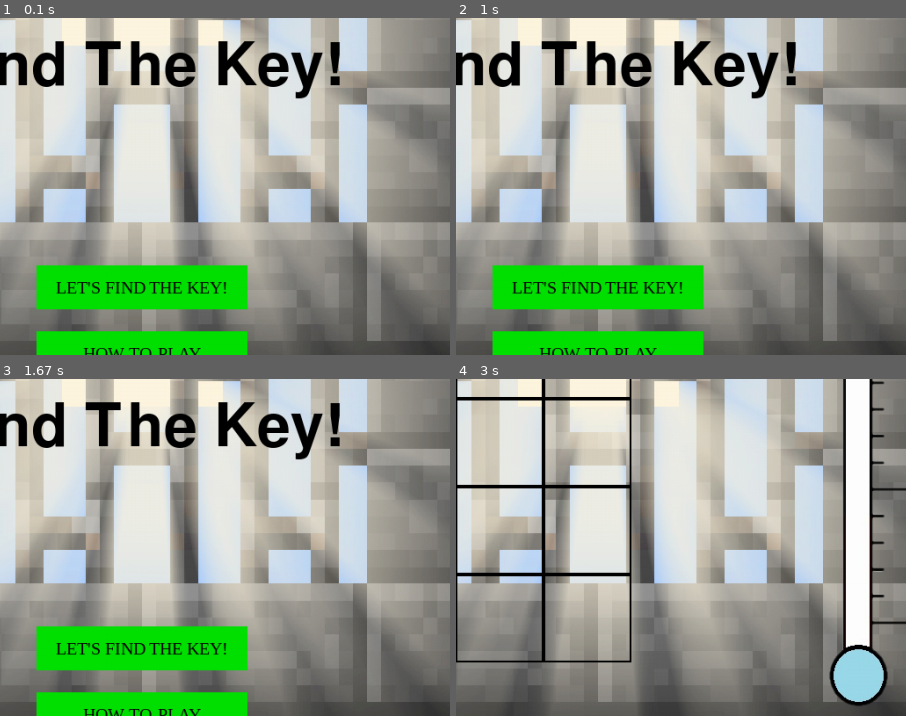
Above: before the commit, frames 1-4 (two rows, left to right).
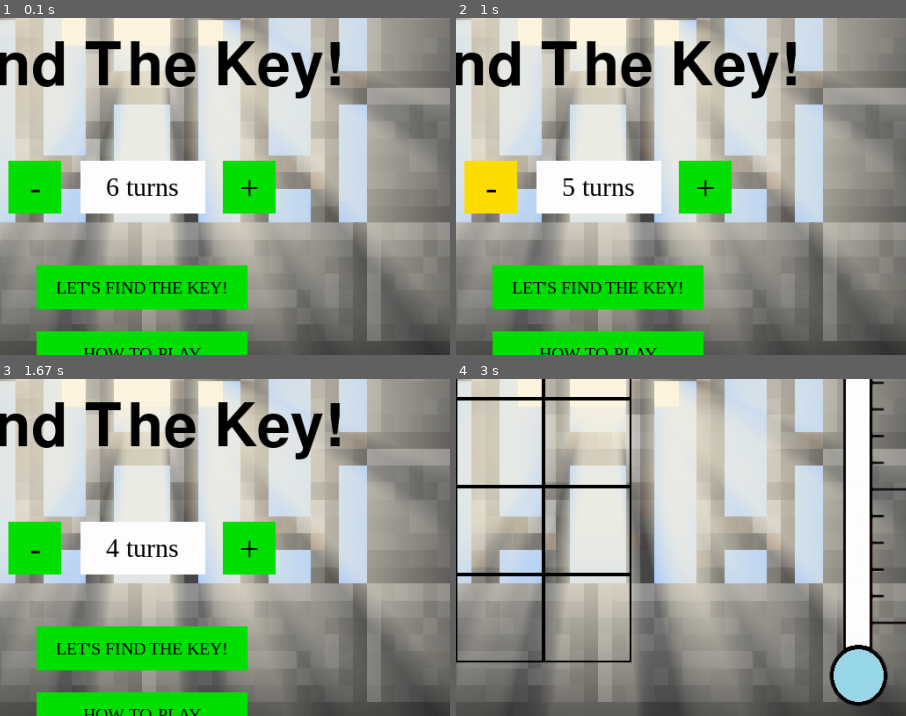
Above: after the commit, the same moments.

Repository: vineetjc/pygame-Search-the-Key
Game: pygame game, started from main.py
Two runs of this game, one before a commit and one after it. Both use one fixed random seed, a clock stepped at 60 frames per second and the inputs below.
Inputs (mouse positions are % of the whole screen's width and height, from its top left):
- Up to frame 1 (0.1 s): no input
- Up to frame 2 (1 s): press the mouse at (51, 57) at 0.37 s; move the mouse to (38, 54) at 0.47 s; release the mouse at (26, 51) at 0.6 s; click (38, 55) at 0.72 s, where only the run after the commit has a clickable "-"
- Up to frame 3 (1.67 s): press the mouse at (38, 55) at 1.03 s; move the mouse to (60, 36) at 1.13 s; release the mouse at (83, 18) at 1.27 s; press the mouse at (38, 55) at 1.37 s; move the mouse to (29, 44) at 1.47 s; release the mouse at (20, 34) at 1.6 s
- Up to frame 4 (3 s): press the mouse at (50, 69) at 1.7 s; move the mouse to (35, 50) at 1.8 s; release the mouse at (21, 31) at 1.93 s
The pictures show only the part of the screen within x 34-84%, y 30-80%; the shares and areas given below are measured in that part.

The runs differ from the first frame. In frame 1, 7.7% of the frame differs, in the area x 1-62%, y 42-59%; in frame 2, 7.7%; in frame 3, 7.7%; in frame 4, nothing differs.

Commit message:
Add files via upload

Diff:
--- a/main.py
+++ b/main.py
@@ -19,12 +19,13 @@
 ORANGE = (255,140,0)
 GREEN = (0,225,0)
 GOLD = (255,223,0)
+WHITE = (255,255,255)
 
 instructionSet = ["1. There exists a 5x5 grid, one of which holds the key",
                   "2. You have 6 tries to find the key",
                   "3. As you go closer to the key, the temperature increases",
                   "   and as you go away from the key, it decreases",
-                  "4. If you find the key in 6 turns, you win, else you lose"]
+                  "4. If you find the key in the selected nubmer of turns, you win, else you lose"]
 
 #Start Button
 startRect = pygame.Rect((392,509,240,50))
@@ -32,13 +33,19 @@
 howtoRect = pygame.Rect((392,584,240,50))
 #Back Button
 backRect = pygame.Rect((392,584,240,50))
+#decrement number of turns
+decTurnsRect = pygame.Rect((360,390,60,60))
+#increment number of turns
+incTurnsRect = pygame.Rect((604,390,60,60))
+#number of turns
+numTurnsRect = pygame.Rect((442,390,142,60))
 
 #Function for rendering text
 def text_objects(text, font):
   textSurface = font.render(text, True, BLACK)
   return textSurface, textSurface.get_rect()
 
-#Find key in 6 turns
+#Find key in selected number of turns
 def search_key():
 
     #Co-ordinates for tracking mouse movement
@@ -53,6 +60,7 @@
     blacklist=[] #stores numbers of the boxes clicked (already)
     key_idx=random.randint(1,25) #randomize box with key
     turncount=0 #to check turn count
+    maxturns = 6 #default number of turns allowed
     haswon=False #to check if successfully selected the key
     buttonWidth=240
     buttonHeight=50
@@ -90,6 +98,20 @@
                     start = True
                     break
 
+                elif incTurnsRect.collidepoint(event.pos):
+                    if maxturns<8:
+                        maxturns=maxturns+1
+
+                    elif maxturns>8:
+                        maxturns = maxturns+0
+
+                elif decTurnsRect.collidepoint(event.pos):
+                    if maxturns>4:
+                        maxturns=maxturns-1
+
+                    elif maxturns<=4:
+                        maxturns = maxturns-0
+
             title = pygame.font.SysFont("symbola",100)
             textSurf1, textRect1 = text_objects("Find The Key!", title)
             textRect1.center = ( (width/2), (height/2) - 100)
@@ -102,6 +124,18 @@
             textSurf3, textRect3 = text_objects("HOW-TO-PLAY", howtotext)
             textRect3.center = ( (width/2), (height/2) + 225)
 
+            decTurnText = pygame.font.SysFont("liberationserif",40)
+            textSurf4, textRect4 = text_objects("-", decTurnText)
+            textRect4.center = ( 390, 420)
+
+            incTurnText = pygame.font.SysFont("liberationserif",40)
+            textSurf5, textRect5 = text_objects("+", incTurnText)
+            textRect5.center = ( 634, 420)
+
+            numTurnText = pygame.font.SysFont("liberationserif",30)
+            textSurf6, textRect6 = text_objects(str(maxturns) + " turns", numTurnText)
+            textRect6.center = ( 512, 420)
+
             windowSurface.blit(pygame.transform.scale(KEYPIC,(200,100)),(412,70))
 
             if x>=buttonLeft and x<=buttonRight and y>=height/2+125 and y<=height/2+125+buttonHeight:
@@ -116,10 +150,28 @@
 
             else:
                 pygame.draw.rect(windowSurface, GREEN, howtoRect)
+
+            if x>=360 and x<=420 and y>=390 and y<=450:
+                pygame.draw.rect(windowSurface, GOLD, decTurnsRect)
+
+            else:
+                pygame.draw.rect(windowSurface, GREEN, decTurnsRect)
+
+            if x>=604 and x<=664 and y>=390 and y<=450:
+                pygame.draw.rect(windowSurface, GOLD, incTurnsRect)
+
+            else:
+                pygame.draw.rect(windowSurface, GREEN, incTurnsRect)
+
+
+            pygame.draw.rect(windowSurface, WHITE, numTurnsRect)
 
             windowSurface.blit(textSurf1, textRect1)
             windowSurface.blit(textSurf2, textRect2)
             windowSurface.blit(textSurf3, textRect3)
+            windowSurface.blit(textSurf4, textRect4)
+            windowSurface.blit(textSurf5, textRect5)
+            windowSurface.blit(textSurf6, textRect6)
 
 
         elif howto == True:
@@ -241,7 +293,7 @@
                     pygame.display.flip()
                     pygame.time.delay(500)
                     clickedbox=0 #reset value
-                    if turncount==6:
+                    if turncount==maxturns:
                         if haswon:
                             continue
                         else:
